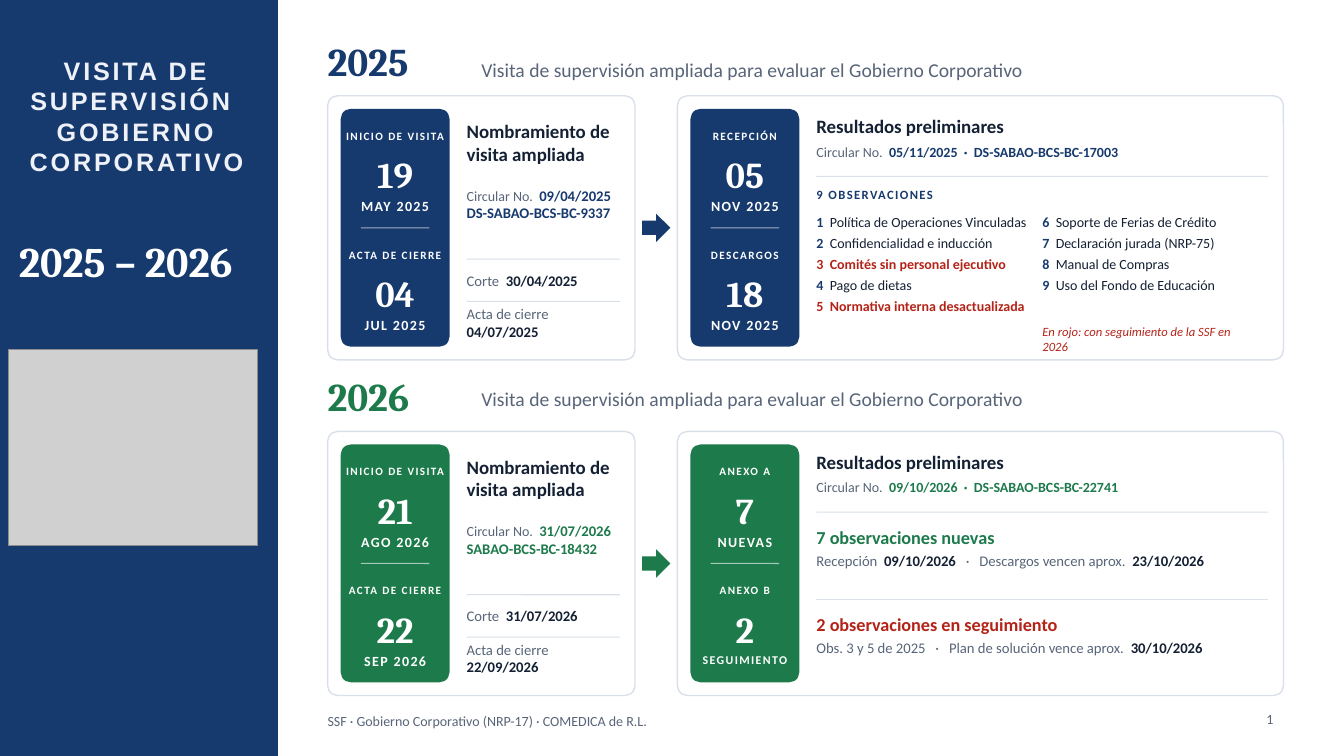
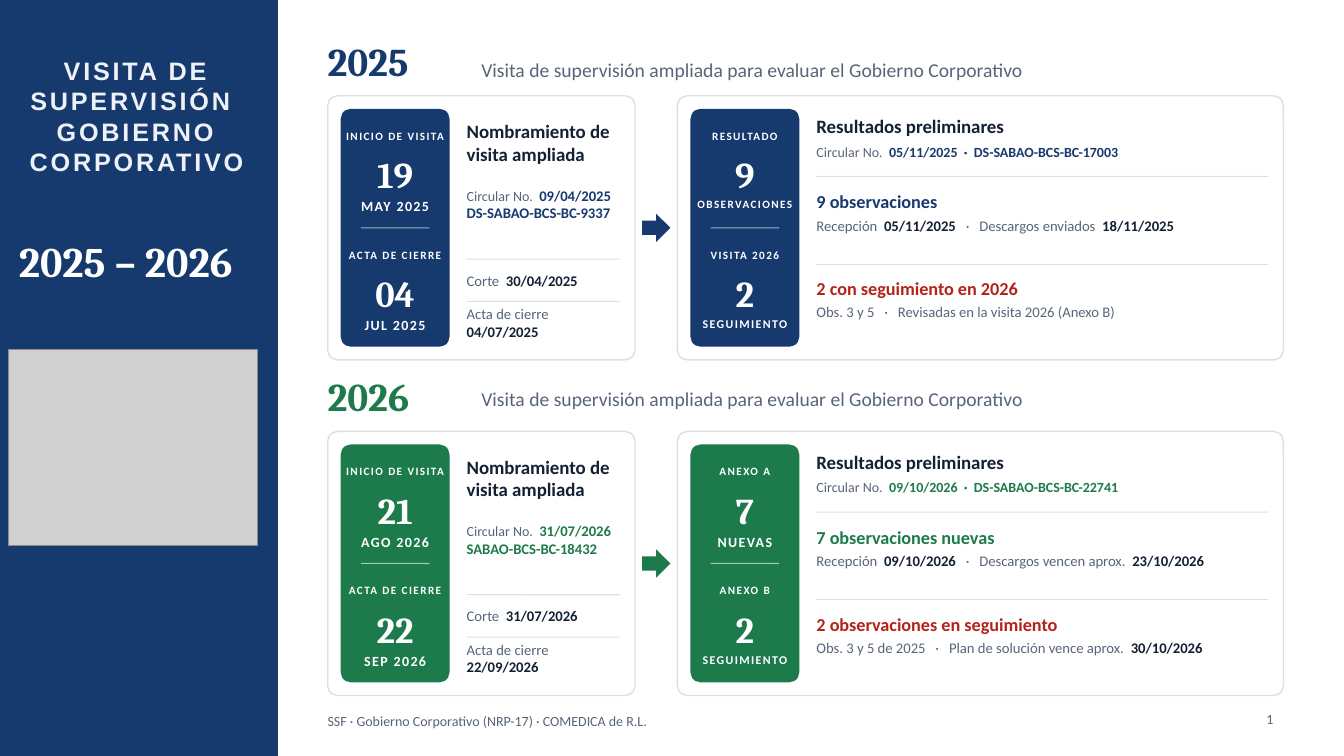
Before and after one commit to menjivar201280/riesgo, a slide deck: slide 1 of supervision-gobierno-corporativo/Supervision_GC_SSF_COMEDICA_2025-2026.pptx. Drawn at 1344x756 pixels with LibreOffice and Linux fonts; fonts in the diff are those of the drawing; grey boxes stand for pictures. Boxes give left, top, right and bottom in pixels: in the first picture for what was removed or moved away, otherwise in the second. Text is boxed around its words. In the diff, an @@ line names an element or a change of style, - is before the commit and + after.

```diff
--- a/supervision-gobierno-corporativo/Supervision_GC_SSF_COMEDICA_2025-2026.pptx
+++ b/supervision-gobierno-corporativo/Supervision_GC_SSF_COMEDICA_2025-2026.pptx
@@ text at (713,131,777,140): text changed @@
-RECEPCIÓN
+RESULTADO
@@ text at (735,163,754,188): text changed @@
-05
+9
@@ text at (711,202,778,211): text changed; size 10 to 8 pt @@
-NOV 2025
+OBSERVACIONES
@@ text at (816,195,1174,234): text changed; size 9 to 10.5 pt; text colour #173A6E to #586579 @@
-9 OBSERVACIONES
+9 observaciones
+Recepción 05/11/2025 · Descargos enviados 18/11/2025
@@ text removed at (816,217,1026,311) @@
-1 Política de Operaciones Vinculadas
-2 Confidencialidad e inducción
-3 Comités sin personal ejecutivo
-4 Pago de dietas
-5 Normativa interna desactualizada
@@ text removed at (1042,217,1217,290) @@
-6 Soporte de Ferias de Crédito
-7 Declaración jurada (NRP-75)
-8 Manual de Compras
-9 Uso del Fondo de Educación
@@ text at (711,251,779,259): text changed @@
-DESCARGOS
+VISITA 2026
@@ line added from (817, 264) to (1268, 264), #D9E0EA 0.75 pt @@
@@ text at (736,282,754,307): text changed @@
-18
+2
@@ text added at (816,282,1114,320), 10.5 pt, text #586579 @@
+2 con seguimiento en 2026
+Obs. 3 y 5 · Revisadas en la visita 2026 (Anexo B)
@@ text at (711,321,778,330): text changed; size 10 to 8.5 pt @@
-NOV 2025
+SEGUIMIENTO
@@ text removed at (1042,327,1230,351) @@
-En rojo: con seguimiento de la SSF en 2026
```
